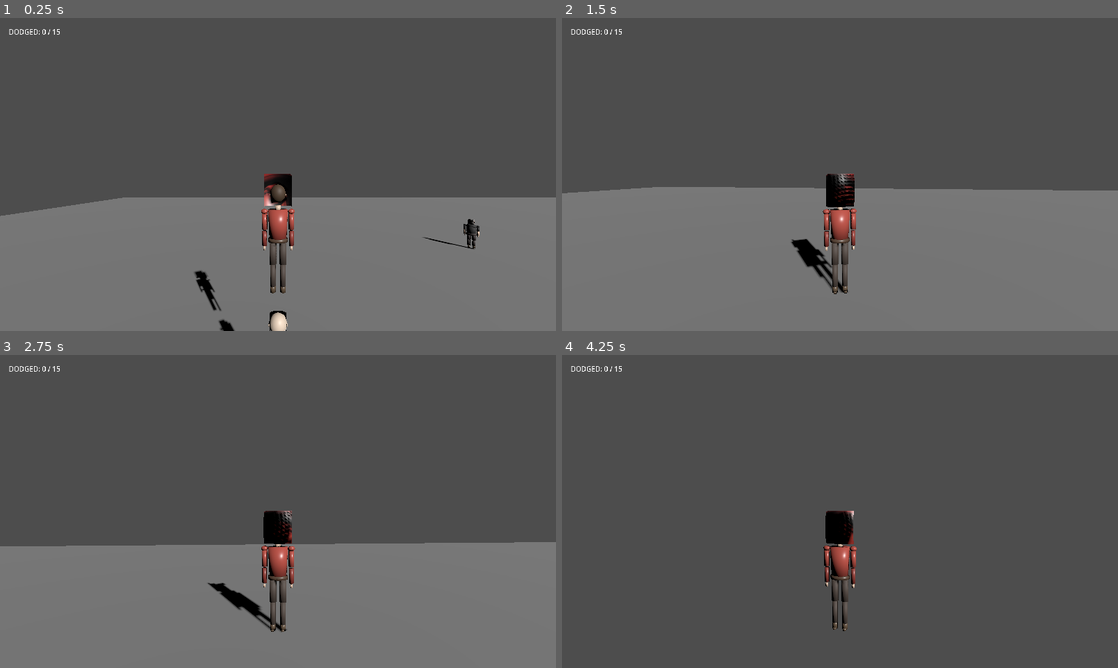
Above: before the commit, frames 1-4 (two rows, left to right).
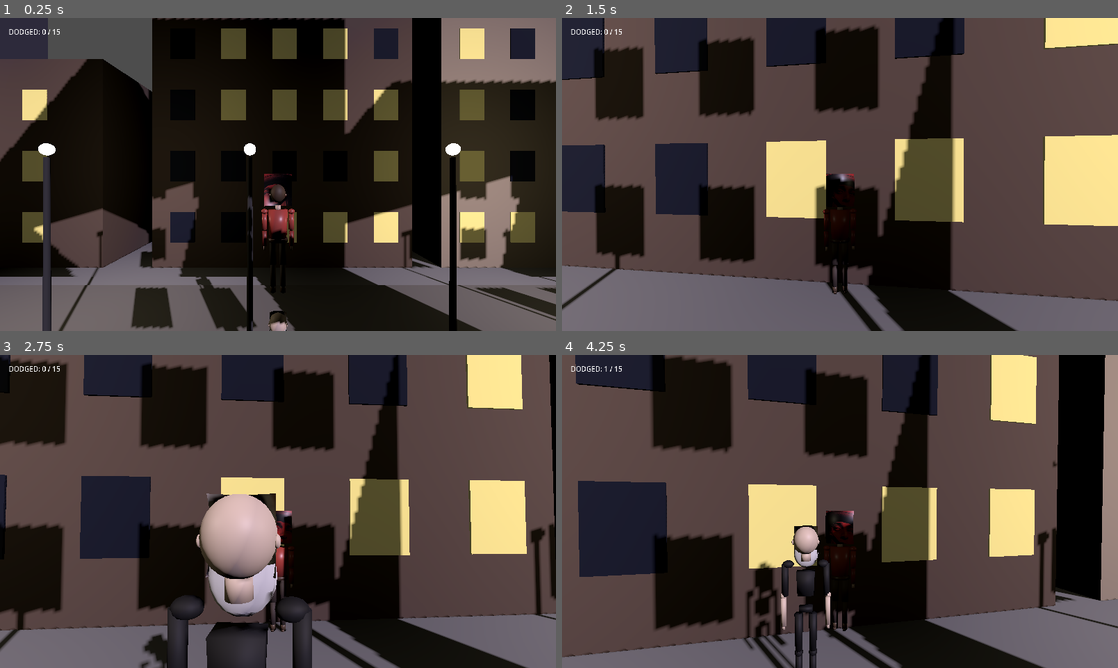
Above: after the commit, the same moments.

Repository: yuribeats/kid
Game: Godot game, scene res://scenes/main/main.tscn
Two runs of this game, one before a commit and one after it. Both use one fixed random seed, a clock stepped at 60 frames per second and the inputs below.
Inputs (mouse positions are in pixels of both pictures, inside the frame that each line leads up to):
- Up to frame 1 (0.25 s): no input
- Up to frame 2 (1.5 s): move the mouse to (867, 174) at 0.52 s; hold W (move_forward) from 0.53 s (still down); tap Shift (dash) at 0.6, 1.35 s; tap Space (jump) at 0.77 s; move the mouse to (812, 174) at 1.27 s
- Up to frame 3 (2.75 s): keep holding W (move_forward); tap Space (jump) at 1.52 s; move the mouse to (289, 505) at 2.02 s; tap Shift (dash) at 2.1 s
- Up to frame 4 (4.25 s): keep holding W (move_forward); move the mouse to (834, 517) at 2.77 s; tap Shift (dash) at 2.85, 3.6 s; tap Space (jump) at 3.02, 3.77 s; move the mouse to (878, 514) at 3.52 s

The runs differ from the first frame. In frame 1, 82% of the frame differs, in the area x 0-100%, y 0-100%; in frame 2, 59%; in frame 3, 61%; in frame 4, 59%.

Commit message:
Major update: city environment, villain dodging, spa level with milk
- Street: procedural city with buildings, windows, sidewalks, streetlights
- Villains: dodge after 10s chase timeout or dashing through them, then queue_free
- Spa: wooden room with milk pool, friend model, 10 milk carton pickups
- Fixed face textures: removed broken alpha, faces now render correctly
- Game flow: dodge 15 villains on street -> transition to spa -> collect milk

Diff:
--- a/scenes/enemies/villain.gd
+++ b/scenes/enemies/villain.gd
@@ -12,6 +12,8 @@
 var player: CharacterBody3D = null
 var stun_timer := 0.0
 var gravity := 20.0
+var chase_timer := 0.0
+var max_chase_time := 10.0
 
 func _ready():
 	if is_fat:
@@ -38,6 +40,7 @@
 func idle_state():
 	if player and global_position.distance_to(player.global_position) < detection_range:
 		state = State.CHASE
+		chase_timer = 0.0
 
 func chase_state(delta):
 	if not player:
@@ -46,11 +49,18 @@
 	dir.y = 0
 	var dist = dir.length()
 
+	chase_timer += delta
+	if chase_timer >= max_chase_time:
+		get_dodged()
+		return
+
 	if dist < catch_range:
 		if not player.invincible:
 			player.get_caught()
 			state = State.STUNNED
 			stun_timer = stun_duration
+		else:
+			get_dodged()
 		return
 
 	dir = dir.normalized()
@@ -65,8 +75,8 @@
 	stun_timer -= delta
 	if stun_timer <= 0:
 		state = State.CHASE
+		chase_timer = 0.0
 
 func get_dodged():
 	GameManager.dodge_villain()
-	state = State.STUNNED
-	stun_timer = stun_duration
+	queue_free()
--- a/scenes/levels/spa.gd
+++ b/scenes/levels/spa.gd
@@ -1,8 +1,181 @@
 extends Node3D
+
+@onready var player = $Player
+
+var milk_count := 0
+var milk_target := 10
+var milk_label: Label
 
 func _ready():
 	AudioManager.play_music("res://assets/audio/music/bawitdaba.mp3", -5.0)
 	GameManager.milk_collected.connect(_on_milk_collected)
+	build_spa()
+	spawn_milk_cartons()
+	create_hud()
+
+func build_spa():
+	var wood_mat = StandardMaterial3D.new()
+	wood_mat.albedo_color = Color(0.45, 0.3, 0.18)
+
+	var wood_dark = StandardMaterial3D.new()
+	wood_dark.albedo_color = Color(0.3, 0.2, 0.12)
+
+	var water_mat = StandardMaterial3D.new()
+	water_mat.albedo_color = Color(0.85, 0.88, 0.92, 0.6)
+	water_mat.transparency = BaseMaterial3D.TRANSPARENCY_ALPHA
+
+	var milk_water_mat = StandardMaterial3D.new()
+	milk_water_mat.albedo_color = Color(0.95, 0.95, 0.93, 0.8)
+	milk_water_mat.transparency = BaseMaterial3D.TRANSPARENCY_ALPHA
+
+	var floor_mesh = BoxMesh.new()
+	floor_mesh.size = Vector3(16, 0.5, 16)
+	var floor_node = MeshInstance3D.new()
+	floor_node.mesh = floor_mesh
+	floor_node.material_override = wood_mat
+	floor_node.position = Vector3(0, -0.25, 0)
+	add_child(floor_node)
+
+	var floor_body = StaticBody3D.new()
+	floor_body.position = Vector3(0, -0.25, 0)
+	var floor_col = CollisionShape3D.new()
+	var floor_shape = BoxShape3D.new()
+	floor_shape.size = Vector3(16, 0.5, 16)
+	floor_col.shape = floor_shape
+	floor_body.add_child(floor_col)
+	add_child(floor_body)
+
+	var pool_mesh = BoxMesh.new()
+	pool_mesh.size = Vector3(6, 1.0, 8)
+	var pool = MeshInstance3D.new()
+	pool.mesh = pool_mesh
+	pool.material_override = milk_water_mat
+	pool.position = Vector3(3, 0.0, -2)
+	add_child(pool)
+
+	var pool_rim_mat = StandardMaterial3D.new()
+	pool_rim_mat.albedo_color = Color(0.5, 0.35, 0.2)
+	var rim_positions = [
+		[Vector3(0, 0.6, -6), Vector3(6.4, 0.3, 0.3)],
+		[Vector3(0, 0.6, 2), Vector3(6.4, 0.3, 0.3)],
+		[Vector3(-3, 0.6, -2), Vector3(0.3, 0.3, 8.4)],
+		[Vector3(6, 0.6, -2), Vector3(0.3, 0.3, 8.4)],
+	]
+	for rim_data in rim_positions:
+		var rm = BoxMesh.new()
+		rm.size = rim_data[1]
+		var r = MeshInstance3D.new()
+		r.mesh = rm
+		r.material_override = pool_rim_mat
+		r.position = rim_data[0] + Vector3(3, 0, 0)
+		add_child(r)
+
+	var wall_configs = [
+		[Vector3(-8, 2, 0), Vector3(0.4, 4, 16)],
+		[Vector3(8, 2, 0), Vector3(0.4, 4, 16)],
+		[Vector3(0, 2, -8), Vector3(16, 4, 0.4)],
+		[Vector3(0, 2, 8), Vector3(16, 4, 0.4)],
+	]
+	for wc in wall_configs:
+		var wm = BoxMesh.new()
+		wm.size = wc[1]
+		var wall = MeshInstance3D.new()
+		wall.mesh = wm
+		wall.material_override = wood_dark
+		wall.position = wc[0]
+		add_child(wall)
+
+		var wb = StaticBody3D.new()
+		wb.position = wc[0]
+		var ws = CollisionShape3D.new()
+		var wbox = BoxShape3D.new()
+		wbox.size = wc[1]
+		ws.shape = wbox
+		wb.add_child(ws)
+		add_child(wb)
+
+	var friend_model = load("res://assets/models/friend.glb")
+	if friend_model:
+		var friend = friend_model.instantiate()
+		friend.position = Vector3(5, 0, -2)
+		friend.rotation.y = -PI / 2
+		add_child(friend)
+
+	var bench_mat = StandardMaterial3D.new()
+	bench_mat.albedo_color = Color(0.4, 0.28, 0.15)
+	for bz in [-5.0, -2.0, 1.0]:
+		var bm = BoxMesh.new()
+		bm.size = Vector3(2, 0.15, 0.6)
+		var bench = MeshInstance3D.new()
+		bench.mesh = bm
+		bench.material_override = bench_mat
+		bench.position = Vector3(-5, 0.5, bz)
+		add_child(bench)
+
+func spawn_milk_cartons():
+	var carton_mat = StandardMaterial3D.new()
+	carton_mat.albedo_color = Color(0.95, 0.95, 0.95)
+
+	var label_mat = StandardMaterial3D.new()
+	label_mat.albedo_color = Color(0.2, 0.4, 0.9)
+
+	var positions = [
+		Vector3(-4, 0.3, -4), Vector3(-4, 0.3, 0), Vector3(-4, 0.3, 3),
+		Vector3(2, 0.3, 4), Vector3(5, 0.3, 4),
+		Vector3(-2, 0.3, -6), Vector3(1, 0.3, -6),
+		Vector3(6, 0.3, 2), Vector3(-6, 0.3, -2),
+		Vector3(0, 0.3, 0),
+	]
+	for pos in positions:
+		var area = Area3D.new()
+		area.position = pos
+		area.set_meta("is_milk", true)
+
+		var carton_mesh = BoxMesh.new()
+		carton_mesh.size = Vector3(0.2, 0.4, 0.2)
+		var carton = MeshInstance3D.new()
+		carton.mesh = carton_mesh
+		carton.material_override = carton_mat
+		area.add_child(carton)
+
+		var lbl_mesh = BoxMesh.new()
+		lbl_mesh.size = Vector3(0.21, 0.15, 0.21)
+		var lbl = MeshInstance3D.new()
+		lbl.mesh = lbl_mesh
+		lbl.material_override = label_mat
+		lbl.position = Vector3(0, 0.05, 0)
+		area.add_child(lbl)
+
+		var col = CollisionShape3D.new()
+		var shape = SphereShape3D.new()
+		shape.radius = 0.8
+		col.shape = shape
+		area.add_child(col)
+
+		area.body_entered.connect(_on_milk_body_entered.bind(area))
+		add_child(area)
+
+func create_hud():
+	var canvas = CanvasLayer.new()
+	canvas.layer = 10
+	add_child(canvas)
+
+	milk_label = Label.new()
+	milk_label.text = "MILK: 0 / %d" % milk_target
+	milk_label.position = Vector2(20, 20)
+	milk_label.add_theme_font_size_override("font_size", 28)
+	milk_label.add_theme_color_override("font_color", Color.WHITE)
+	canvas.add_child(milk_label)
+
+func _on_milk_body_entered(body, area):
+	if body.is_in_group("player"):
+		GameManager.drink_milk()
+		area.queue_free()
 
 func _on_milk_collected():
-	pass
+	milk_count += 1
+	if milk_label:
+		milk_label.text = "MILK: %d / %d" % [milk_count, milk_target]
+	if milk_count >= milk_target:
+		if milk_label:
+			milk_label.text = "WHOLE MILK. ALL OF IT."
--- a/scenes/levels/spa.tscn
+++ b/scenes/levels/spa.tscn
@@ -1,67 +1,25 @@
-[gd_scene load_steps=9 format=3]
+[gd_scene load_steps=2 format=3]
 
 [ext_resource type="Script" path="res://scenes/levels/spa.gd" id="1"]
 [ext_resource type="PackedScene" path="res://scenes/player/player.tscn" id="2"]
-
-[sub_resource type="BoxShape3D" id="1"]
-size = Vector3(12, 0.5, 12)
-
-[sub_resource type="BoxMesh" id="2"]
-size = Vector3(12, 0.5, 12)
-
-[sub_resource type="StandardMaterial3D" id="3"]
-albedo_color = Color(0.45, 0.3, 0.18, 1)
-
-[sub_resource type="BoxMesh" id="4"]
-size = Vector3(4, 1.2, 6)
-
-[sub_resource type="StandardMaterial3D" id="5"]
-transparency = 1
-albedo_color = Color(0.85, 0.88, 0.92, 0.6)
-
-[sub_resource type="BoxMesh" id="6"]
-size = Vector3(0.3, 3, 12)
-
-[sub_resource type="BoxMesh" id="7"]
-size = Vector3(12, 3, 0.3)
 
 [node name="Spa" type="Node3D"]
 script = ExtResource("1")
 
 [node name="Player" parent="." instance=ExtResource("2")]
-transform = Transform3D(1, 0, 0, 0, 1, 0, 0, 0, 1, -2, 0, 0)
-
-[node name="Floor" type="StaticBody3D" parent="."]
-transform = Transform3D(1, 0, 0, 0, 1, 0, 0, 0, 1, 0, -0.25, 0)
-
-[node name="FloorCollision" type="CollisionShape3D" parent="Floor"]
-shape = SubResource("1")
-
-[node name="FloorMesh" type="MeshInstance3D" parent="Floor"]
-mesh = SubResource("2")
-surface_material_override/0 = SubResource("3")
-
-[node name="PoolWater" type="MeshInstance3D" parent="."]
-transform = Transform3D(1, 0, 0, 0, 1, 0, 0, 0, 1, 0, 0, -3)
-mesh = SubResource("4")
-surface_material_override/0 = SubResource("5")
-
-[node name="WallLeft" type="MeshInstance3D" parent="."]
-transform = Transform3D(1, 0, 0, 0, 1, 0, 0, 0, 1, -6, 1.5, 0)
-mesh = SubResource("6")
-surface_material_override/0 = SubResource("3")
-
-[node name="WallRight" type="MeshInstance3D" parent="."]
-transform = Transform3D(1, 0, 0, 0, 1, 0, 0, 0, 1, 6, 1.5, 0)
-mesh = SubResource("6")
-surface_material_override/0 = SubResource("3")
-
-[node name="WallBack" type="MeshInstance3D" parent="."]
-transform = Transform3D(1, 0, 0, 0, 1, 0, 0, 0, 1, 0, 1.5, -6)
-mesh = SubResource("7")
-surface_material_override/0 = SubResource("3")
+transform = Transform3D(1, 0, 0, 0, 1, 0, 0, 0, 1, -4, 0, 3)
 
 [node name="DirectionalLight3D" type="DirectionalLight3D" parent="."]
 transform = Transform3D(0.866, -0.25, 0.433, 0, 0.866, 0.5, -0.5, -0.433, 0.75, 0, 8, 0)
-light_energy = 0.8
+light_energy = 0.6
+light_color = Color(1, 0.92, 0.8, 1)
 shadow_enabled = true
+
+[node name="WorldEnvironment" type="WorldEnvironment" parent="."]
+
+[node name="AmbientLight" type="OmniLight3D" parent="."]
+transform = Transform3D(1, 0, 0, 0, 1, 0, 0, 0, 1, 0, 3, 0)
+light_energy = 0.4
+light_color = Color(1, 0.9, 0.7, 1)
+omni_range = 20.0
+shadow_enabled = false
--- a/scenes/levels/street.gd
+++ b/scenes/levels/street.gd
@@ -7,15 +7,136 @@
 var villain_tall_scene = preload("res://scenes/enemies/villain_tall.tscn")
 
 var spawn_timer := 0.0
-var spawn_interval := 3.0
+var spawn_interval := 2.5
 var spawned_count := 0
-var max_villains := 20
+var max_villains := 25
 
 func _ready():
 	AudioManager.play_music("res://assets/audio/music/bawitdaba.mp3", -3.0)
 	GameManager.villain_dodged.connect(_on_villain_dodged)
 	GameManager.player_caught.connect(_on_player_caught)
+	GameManager.villains_cleared.connect(_on_villains_cleared)
+	build_city()
 	spawn_initial_villains()
+
+func build_city():
+	var road_mat = StandardMaterial3D.new()
+	road_mat.albedo_color = Color(0.15, 0.15, 0.17)
+	var sidewalk_mat = StandardMaterial3D.new()
+	sidewalk_mat.albedo_color = Color(0.45, 0.44, 0.42)
+	var building_colors = [
+		Color(0.35, 0.25, 0.22), Color(0.5, 0.45, 0.4),
+		Color(0.3, 0.3, 0.35), Color(0.55, 0.5, 0.45),
+		Color(0.4, 0.35, 0.3), Color(0.28, 0.28, 0.3),
+		Color(0.6, 0.55, 0.48), Color(0.38, 0.32, 0.28),
+	]
+
+	var road_mesh = BoxMesh.new()
+	road_mesh.size = Vector3(200, 0.05, 12)
+	var road = MeshInstance3D.new()
+	road.mesh = road_mesh
+	road.material_override = road_mat
+	road.position = Vector3(0, 0.01, 0)
+	add_child(road)
+
+	for side in [-1, 1]:
+		var sw_mesh = BoxMesh.new()
+		sw_mesh.size = Vector3(200, 0.15, 4)
+		var sw = MeshInstance3D.new()
+		sw.mesh = sw_mesh
+		sw.material_override = sidewalk_mat
+		sw.position = Vector3(0, 0.05, side * 8)
+		add_child(sw)
+
+	for side in [-1, 1]:
+		var x_offset = -80.0
+		while x_offset < 80.0:
+			var w = randf_range(6, 14)
+			var h = randf_range(8, 30)
+			var d = randf_range(8, 16)
+			var gap = randf_range(1, 3)
+
+			var bmat = StandardMaterial3D.new()
+			bmat.albedo_color = building_colors[randi() % building_colors.size()]
+
+			var bmesh = BoxMesh.new()
+			bmesh.size = Vector3(w, h, d)
+			var b = MeshInstance3D.new()
+			b.mesh = bmesh
+			b.material_override = bmat
+			b.position = Vector3(x_offset + w / 2.0, h / 2.0, side * (10 + d / 2.0 + 2))
+			add_child(b)
+
+			var bcol = StaticBody3D.new()
+			bcol.position = b.position
+			var bshape = CollisionShape3D.new()
+			var box = BoxShape3D.new()
+			box.size = Vector3(w, h, d)
+			bshape.shape = box
+			bcol.add_child(bshape)
+			add_child(bcol)
+
+			for floor_i in range(int(h / 3.0)):
+				for win_x in range(int(w / 2.5)):
+					var win_mat = StandardMaterial3D.new()
+					var lit = randf() > 0.4
+					if lit:
+						win_mat.albedo_color = Color(0.9, 0.85, 0.5)
+						win_mat.emission_enabled = true
+						win_mat.emission = Color(0.9, 0.85, 0.5)
+						win_mat.emission_energy_multiplier = 0.3
+					else:
+						win_mat.albedo_color = Color(0.1, 0.12, 0.18)
+					var wm = BoxMesh.new()
+					wm.size = Vector3(1.2, 1.5, 0.05)
+					var win = MeshInstance3D.new()
+					win.mesh = wm
+					win.material_override = win_mat
+					var wx = x_offset + 1.5 + win_x * 2.5
+					var wy = 2.0 + floor_i * 3.0
+					var wz = side * (10 + 2 - 0.01) if side > 0 else side * (10 + 2 - 0.01)
+					win.position = Vector3(wx, wy, wz)
+					add_child(win)
+
+			x_offset += w + gap
+
+	for i in range(30):
+		var lx = -70 + i * 5.0
+		for side in [-1, 1]:
+			var pole_mat = StandardMaterial3D.new()
+			pole_mat.albedo_color = Color(0.25, 0.25, 0.25)
+			var pole_mesh = CylinderMesh.new()
+			pole_mesh.top_radius = 0.06
+			pole_mesh.bottom_radius = 0.08
+			pole_mesh.height = 5.0
+			var pole = MeshInstance3D.new()
+			pole.mesh = pole_mesh
+			pole.material_override = pole_mat
+			pole.position = Vector3(lx, 2.5, side * 6.5)
+			add_child(pole)
+
+			var light_mat = StandardMaterial3D.new()
+			light_mat.albedo_color = Color(1, 0.95, 0.8)
+			light_mat.emission_enabled = true
+			light_mat.emission = Color(1, 0.95, 0.8)
+			light_mat.emission_energy_multiplier = 2.0
+			var bulb_mesh = SphereMesh.new()
+			bulb_mesh.radius = 0.15
+			bulb_mesh.height = 0.3
+			var bulb = MeshInstance3D.new()
+			bulb.mesh = bulb_mesh
+			bulb.material_override = light_mat
+			bulb.position = Vector3(lx, 5.2, side * 6.5)
+			add_child(bulb)
+
+			if i % 3 == 0:
+				var ol = OmniLight3D.new()
+				ol.position = Vector3(lx, 5.0, side * 6.5)
+				ol.light_energy = 0.6
+				ol.omni_range = 12.0
+				ol.light_color = Color(1, 0.95, 0.8)
+				ol.shadow_enabled = false
+				add_child(ol)
 
 func spawn_initial_villains():
 	for i in range(5):
@@ -38,7 +159,7 @@
 	var angle = randf() * TAU
 	var dist = 15.0 + randf() * 10.0
 	var px = player.global_position.x + cos(angle) * dist
-	var pz = player.global_position.z + sin(angle) * dist
+	var pz = clampf(player.global_position.z + sin(angle) * dist, -5.0, 5.0)
 	return Vector3(px, 0, pz)
 
 func _on_villain_dodged():
@@ -48,3 +169,6 @@
 func _on_player_caught():
 	if hud:
 		hud.flash_caught()
+
+func _on_villains_cleared():
+	pass
--- a/scenes/levels/street.tscn
+++ b/scenes/levels/street.tscn
@@ -5,10 +5,10 @@
 [ext_resource type="PackedScene" path="res://scenes/ui/hud.tscn" id="3"]
 
 [sub_resource type="BoxShape3D" id="1"]
-size = Vector3(100, 1, 100)
+size = Vector3(200, 1, 200)
 
 [sub_resource type="BoxMesh" id="2"]
-size = Vector3(100, 1, 100)
+size = Vector3(200, 1, 200)
 
 [node name="Street" type="Node3D"]
 script = ExtResource("1")
@@ -26,10 +26,12 @@
 
 [node name="FloorMesh" type="MeshInstance3D" parent="Floor"]
 mesh = SubResource("2")
+visibility_layer = 0
 
 [node name="DirectionalLight3D" type="DirectionalLight3D" parent="."]
 transform = Transform3D(0.866, -0.25, 0.433, 0, 0.866, 0.5, -0.5, -0.433, 0.75, 0, 10, 0)
-light_energy = 1.2
+light_energy = 0.8
+light_color = Color(0.9, 0.85, 1, 1)
 shadow_enabled = true
 
 [node name="Buildings" type="Node3D" parent="."]
Binary file changed: assets/models/character.glb
Binary file added: assets/models/character_protaginist.png
Binary file changed: assets/models/friend.glb
Binary file added: assets/models/friend_friend face.png
Binary file changed: assets/models/villain_fat.glb
Binary file added: assets/models/villain_fat_fat.png
Binary file changed: assets/models/villain_tall.glb
Binary file added: assets/models/villain_tall_tall.png
